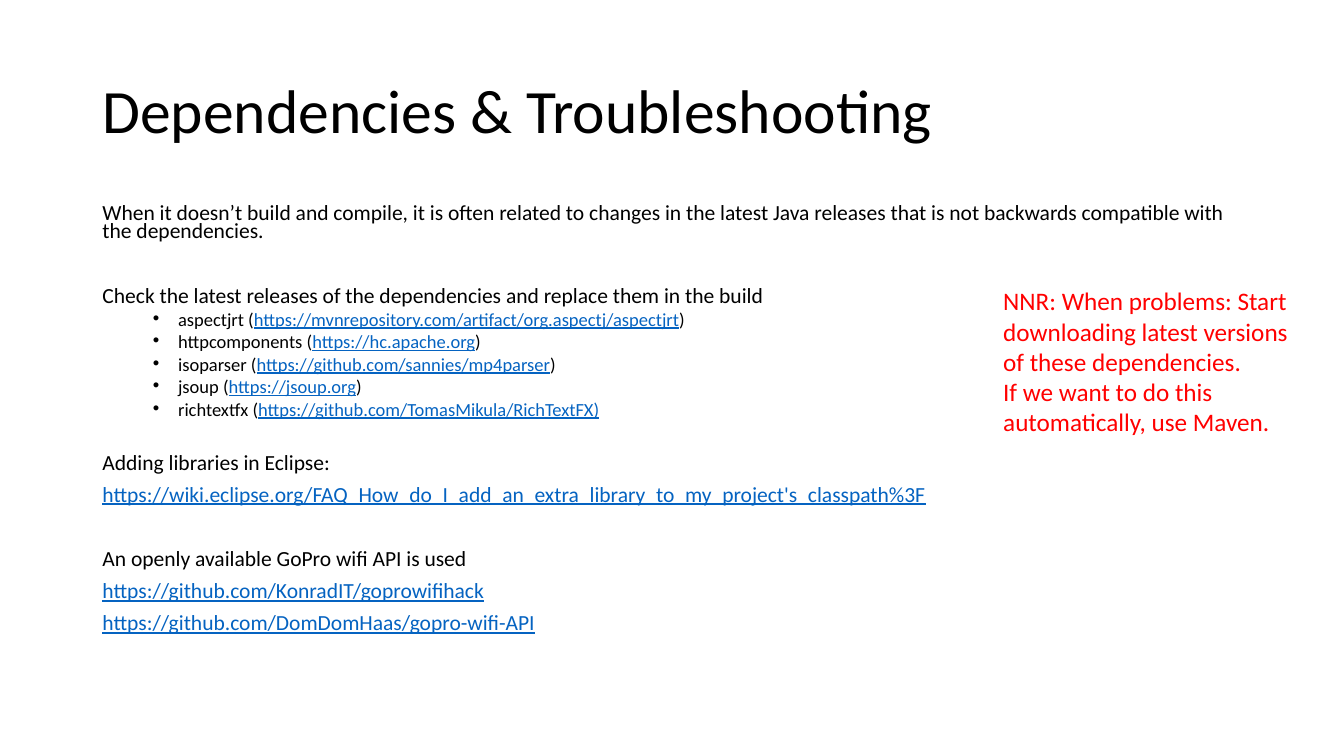
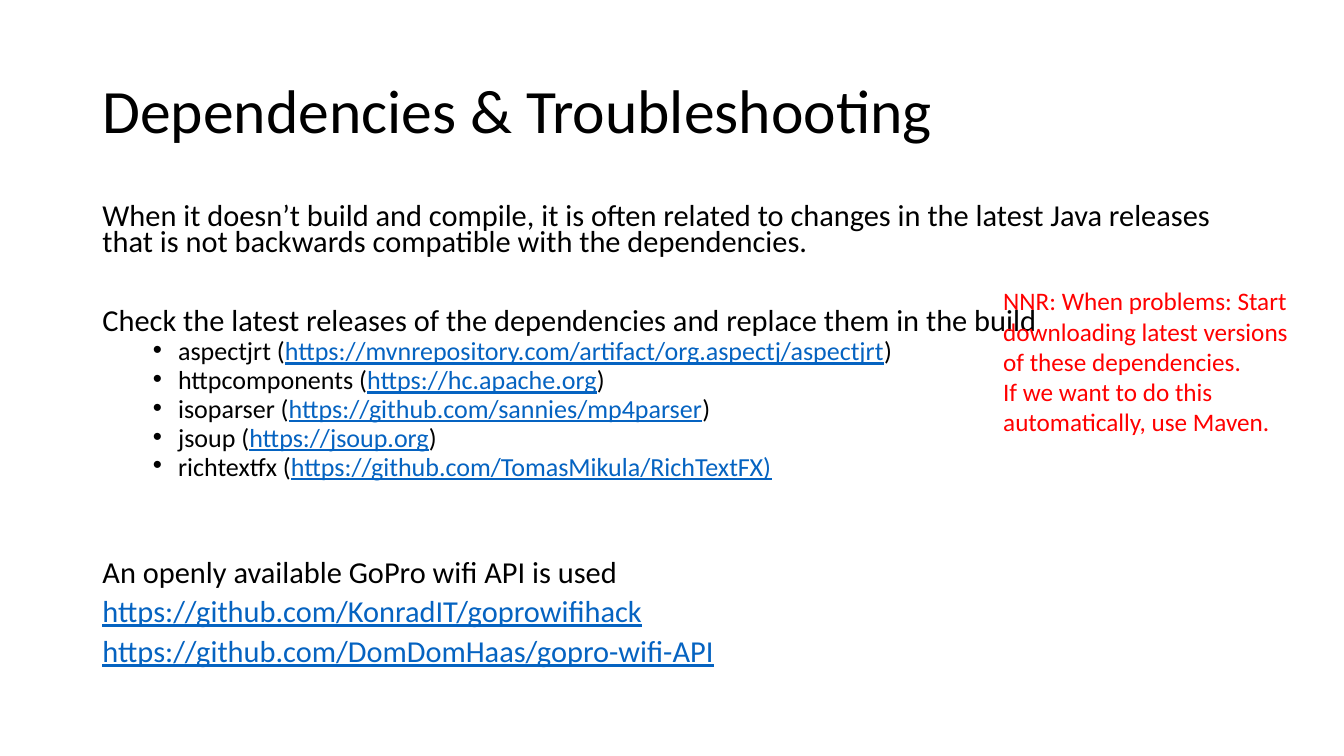
Before and after one commit to ratnick/GoPro-Notetaker-tool, a slide deck: slide 4 of ViNo Get Started DEVELOPMENT V4.0.pptx (slide 3 before the commit). Drawn at 1344x756 pixels with LibreOffice and Linux fonts; fonts in the diff are those of the drawing. Boxes give left, top, right and bottom in pixels: in the first picture for what was removed or moved away, otherwise in the second. Text is boxed around its words. In the diff, an @@ line names an element or a change of style, - is before the commit and + after.

Commit message:
minor updates on Eclipse configuration

```diff
--- a/ViNo Get Started DEVELOPMENT V4.0.pptx
+++ b/ViNo Get Started DEVELOPMENT V4.0.pptx
@@ text "When it doesn’t build and ..." at bbox=[102, 204, 1210, 668]: size 15.4 to 21.7 pt in "When it doesn’t build and compile, it ...", "Check the latest releases of the dependencies ...", "An openly available GoPro wifi API is ...", "https://github.com/KonradIT/goprowifihack" and 1 more places; size 13.2 to 18.6 pt in "aspectjrt (https://mvnrepository.com/artifact/org.aspectj/as ...", "httpcomponents (https://hc.apache.org)", "isoparser (https://github.com/sannies/mp4parser)", "jsoup (https://jsoup.org)" and 1 more places @@
@@ text at bbox=[102, 455, 925, 506]: paragraphs removed @@
-Adding libraries in Eclipse:
-https://wiki.eclipse.org/FAQ_How_do_I_add_an_extra_library_to_my_project's_classpath%3F
```
Also in this commit, not shown: 2 other slides changed, 2 slides added.
